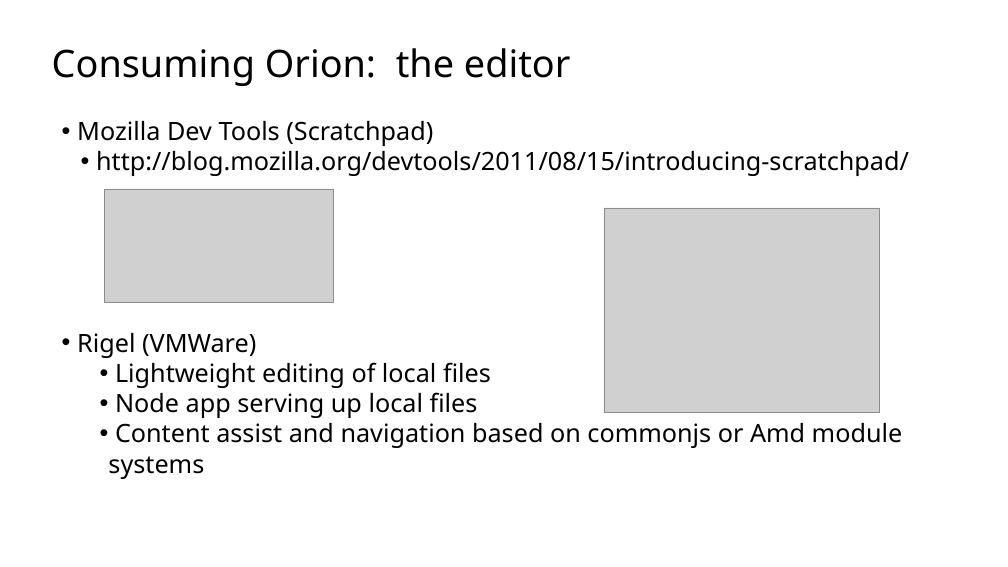
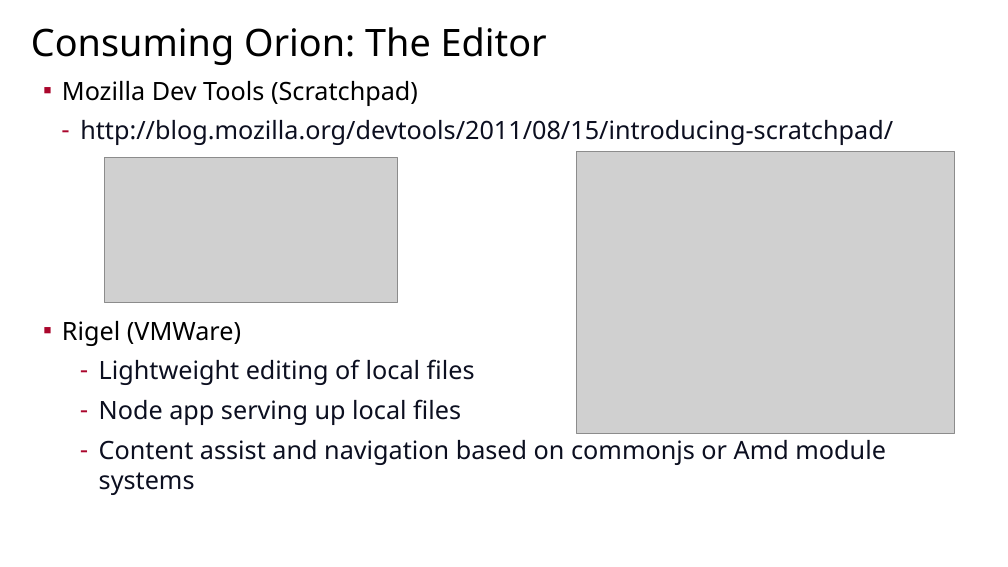
Before and after one commit to sfmccourt/oscon, a slide deck: slide 12 of osconorion.odp (slide 10 before the commit). Drawn at 1008x567 pixels with LibreOffice and Linux fonts; fonts in the diff are those of the drawing; grey boxes stand for pictures; background and template pictures are left out. Boxes give left, top, right and bottom in pixels: in the first picture for what was removed or moved away, otherwise in the second. Text is boxed around its words. In the diff, an @@ line names an element or a change of style, - is before the commit and + after.

Commit message:
Added content on deployment scenarioes.
Updated slide content to conform to presentation template. Also made
some minor changes to capitalization.

```diff
--- a/osconorion.odp
+++ b/osconorion.odp
@@ title added at (x1=31, y1=27, x2=547, y2=65), 72 pt, text #000000 @@
+Consuming Orion: The Editor
@@ text at (x1=52, y1=48, x2=570, y2=86): paragraph removed @@
-Consuming Orion: the editor
@@ text "Mozilla Dev Tools (Scratchpad)" moved from (x1=52, y1=48, x2=909, y2=479) to (x1=62, y1=81, x2=893, y2=495) @@
@@ text "Mozilla Dev Tools (Scratchpad)" at (x1=62, y1=81, x2=893, y2=495): text colour #000000 to #0C0F20 in "http://blog.mozilla.org/devtools/2011/08/15/introducing-scra ...", "Lightweight editing of local files", "Node app serving up local files", "Content assist and navigation based on commonjs ..."; bullet • to ▪; list level 2 to 1 in "Mozilla Dev Tools (Scratchpad)"; bullet colour #000000 to #AA062C; bullet • to -; list level 3 to 2 in "http://blog.mozilla.org/devtools/2011/08/15/introducing-scra ..."; list level 2 to 1 in "Rigel (VMWare)"; list level 4 to 3 in "Lightweight editing of local files"; list level 4 to 3 in "Node app serving up local ..."; list level 4 to 3 in "Content assist and navigation based ..." @@
@@ picture resized from (x1=104, y1=189, x2=333, y2=302) to (x1=104, y1=158, x2=397, y2=302) @@
@@ picture resized from (x1=604, y1=208, x2=879, y2=413) to (x1=577, y1=152, x2=955, y2=433) @@
```
Also in this commit, not shown: 12 other slides changed, 4 slides added, 1 slide removed.
